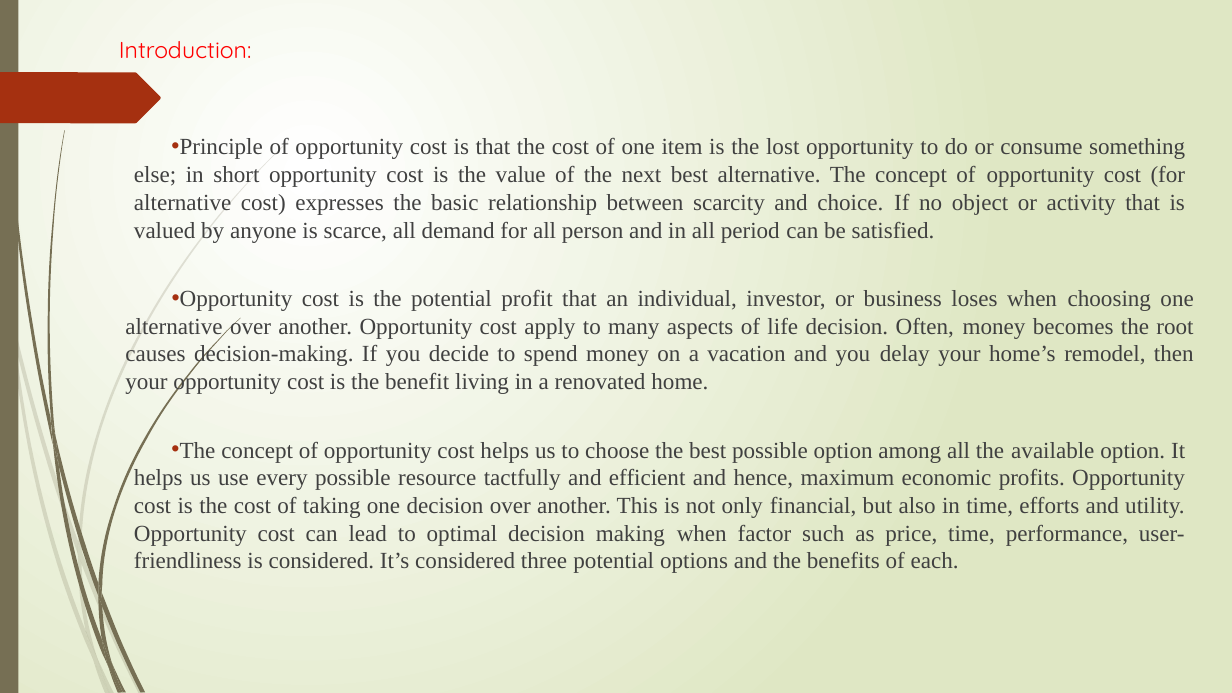
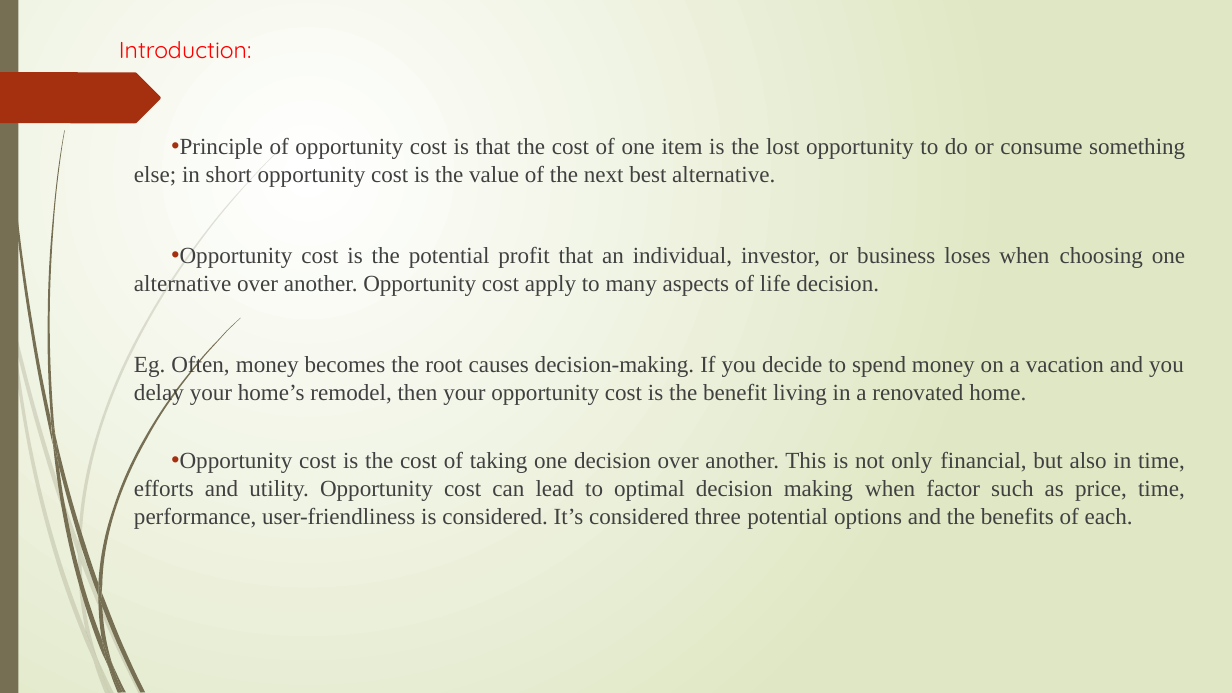
Before and after one commit to shantu03/trial, a slide deck: slide 3 of MINI Project PPT.pptx. Drawn at 1232x693 pixels with LibreOffice and Linux fonts; fonts in the diff are those of the drawing. Boxes give left, top, right and bottom in pixels: in the first picture for what was removed or moved away, otherwise in the second. Text is boxed around its words. In the diff, an @@ line names an element or a change of style, - is before the commit and + after.

```diff
--- a/MINI Project PPT.pptx
+++ b/MINI Project PPT.pptx
@@ text at [134, 138, 1185, 529]: text changed @@
-• Principle of opportunity cost is that the cost of one item is the lost opportunity to do or consume something else; in short opportunity cost is the value of the next best alternative. The concept of opportunity cost (for alternative cost) expresses the basic relationship between scarcity and choice. If no object or activity that is valued by anyone is scarce, all demand for all person and in all period can be satisfied.
-• Opportunity cost is the potential profit that an individual, investor, or business loses when choosing one alternative over another. Opportunity cost apply to many aspects of life decision. Often, money becomes the root causes decision-making. If you decide to spend money on a vacation and you delay your home’s remodel, then your opportunity cost is the benefit living in a renovated home.
-• The concept of opportunity cost helps us to choose the best possible option among all the available option. It helps us use every possible resource tactfully and efficient and hence, maximum economic profits. Opportunity cost is the cost of taking one decision over another. This is not only financial, but also in time, efforts and utility. Opportunity cost can lead to optimal decision making when factor such as price, time, performance, user-friendliness is considered. It’s considered three potential options and the benefits of each.
+• Principle of opportunity cost is that the cost of one item is the lost opportunity to do or consume something else; in short opportunity cost is the value of the next best alternative.
+• Opportunity cost is the potential profit that an individual, investor, or business loses when choosing one alternative over another. Opportunity cost apply to many aspects of life decision.
+Eg. Often, money becomes the root causes decision-making. If you decide to spend money on a vacation and you delay your home’s remodel, then your opportunity cost is the benefit living in a renovated home.
+• Opportunity cost is the cost of taking one decision over another. This is not only financial, but also in time, efforts and utility. Opportunity cost can lead to optimal decision making when factor such as price, time, performance, user-friendliness is considered. It’s considered three potential options and the benefits of each.
```
Also in this commit, not shown: 3 other slides changed, 2 slides added, 1 slide removed, 2 other files.
